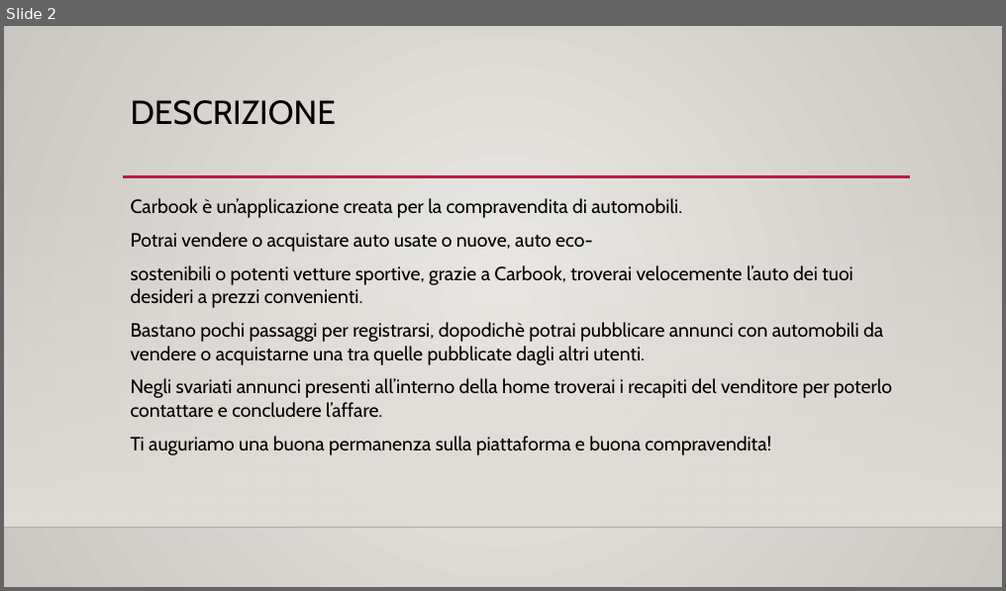
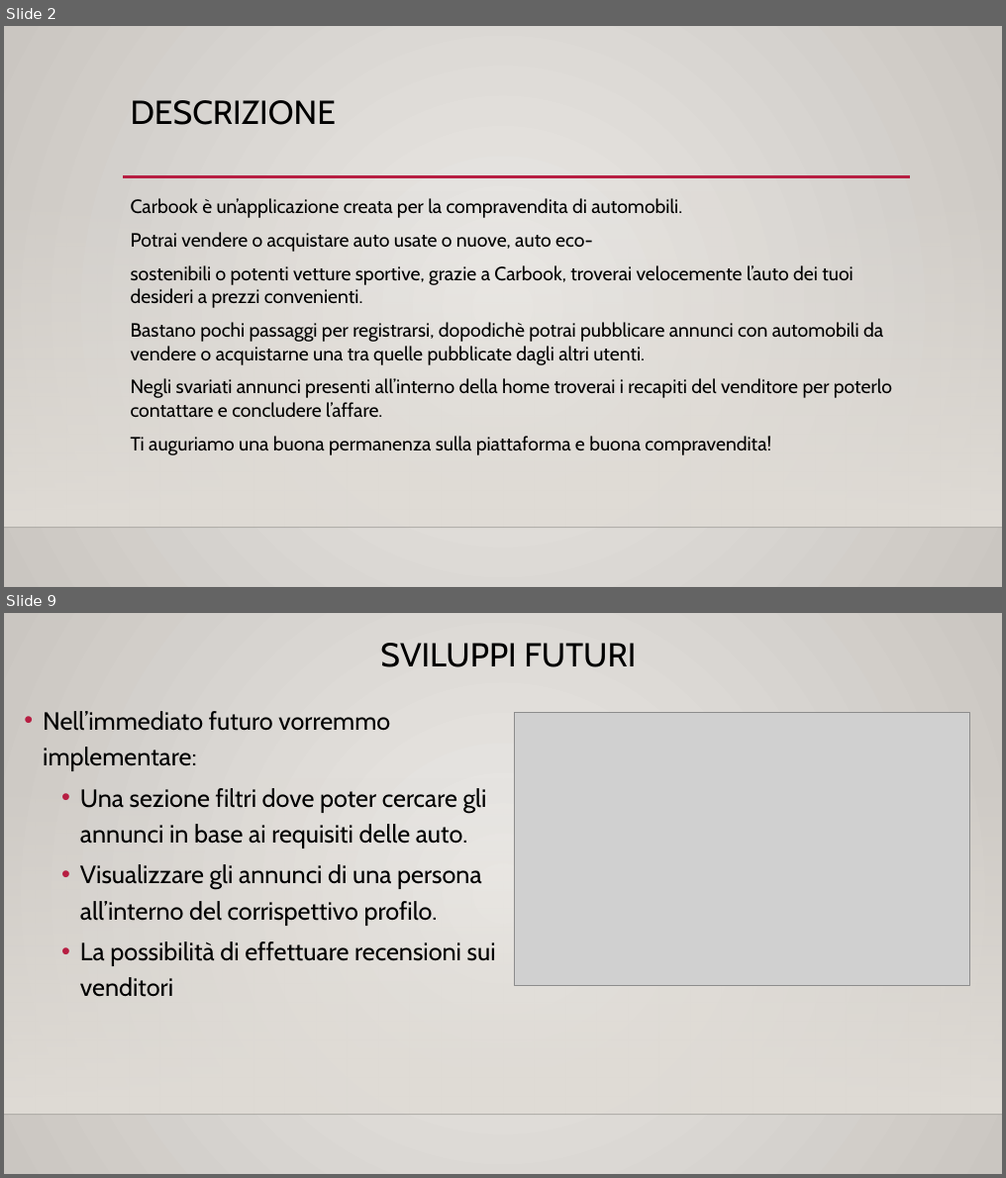
Before and after one commit to LucaNastasi/LibroAuto, a slide deck: presentazione.pptx. Shown one above the other, each under a label of ours: slide 2 before the commit, slides 2 and 9 after it; the slides between them are not shown. The pictures are 1006x591 and 1006x1178 pixels, drawn with LibreOffice and Linux fonts; fonts in the diff are those of the drawing; grey boxes stand for pictures; background and template pictures are left out. Boxes give left, top, right and bottom in pixels: in the first picture for what was removed or moved away, otherwise in the second. Text is boxed around its words. In the diff, an @@ line names an element or a change of style, - is before the commit and + after.

```diff
--- a/presentazione.pptx
+++ b/presentazione.pptx
@@ slide 9 added at bbox=[4, 613, 1002, 1174], background gradient #ECEAE7 to #CAC7C1; not listed: 2 template elements that a slide beside it also shows @@
@@ title added at bbox=[380, 643, 636, 667], 32 pt, text #000000 @@
+SVILUPPI FUTURI
@@ text added at bbox=[43, 711, 496, 997], 24 pt, text #000000 @@
+• Nell’immediato futuro vorremmo implementare:
+  • Una sezione filtri dove poter cercare gli annunci in base ai requisiti delle auto.
+  • Visualizzare gli annunci di una persona all’interno del corrispettivo profilo.
+  • La possibilità di effettuare recensioni sui venditori
@@ picture added at bbox=[514, 713, 969, 986] @@
```
Also in this commit, not shown: 1 slide changed, 5 other slides added, 13 other files.
